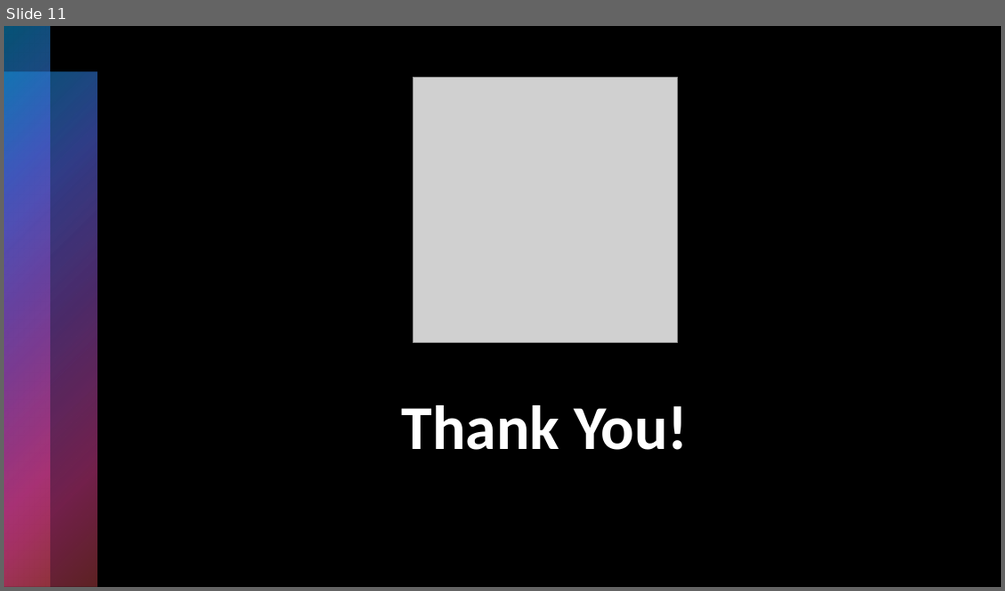
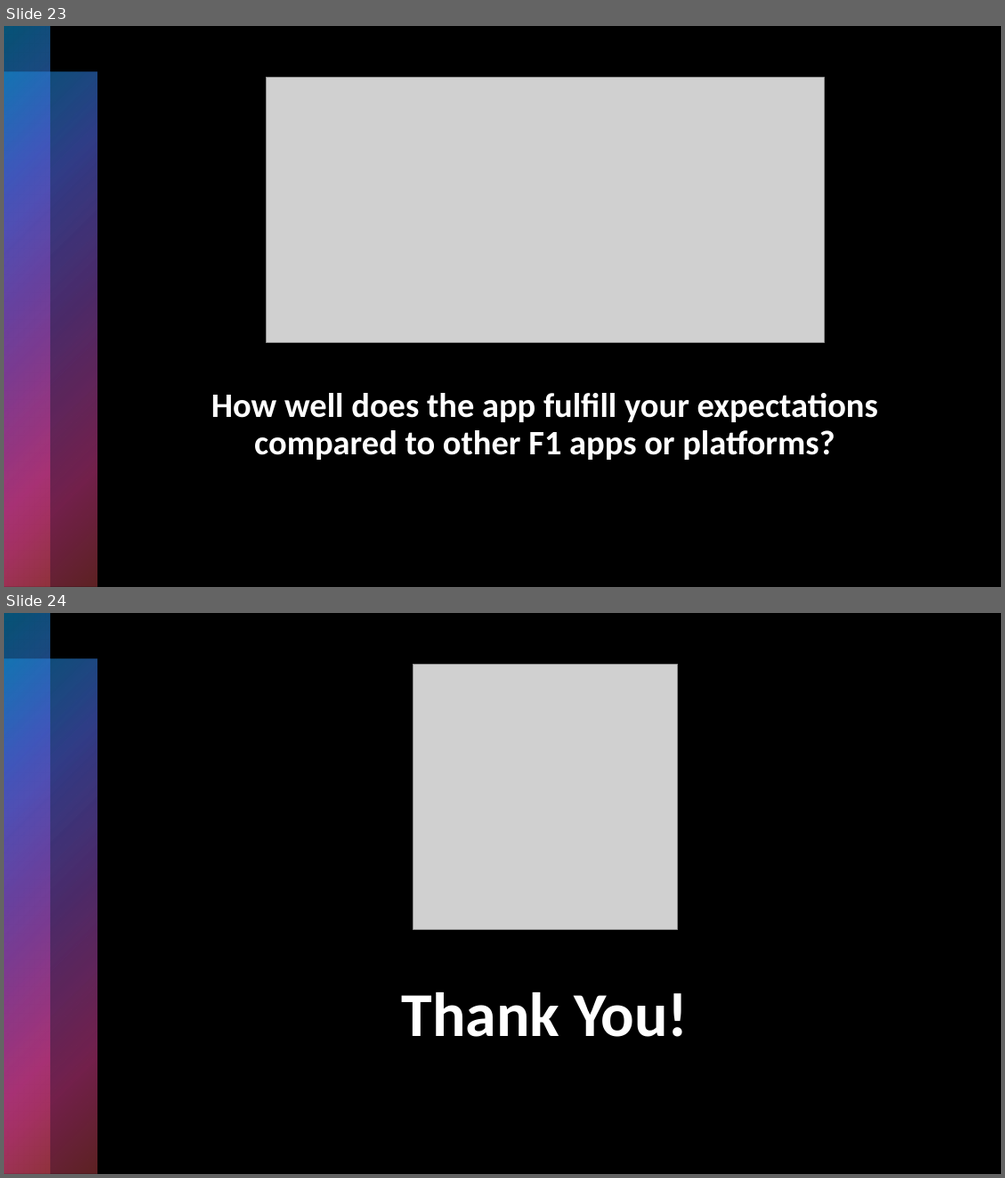
Before and after one commit to andrzejjnk/F1App, a slide deck: CEM/CEM.pptx. Shown one above the other, each under a label of ours: slide 11 before the commit, slides 23 and 24 after it. The pictures are 1005x591 and 1005x1178 pixels, drawn with LibreOffice and Linux fonts; fonts in the diff are those of the drawing; grey boxes stand for pictures. Boxes give left, top, right and bottom in pixels: in the first picture for what was removed or moved away, otherwise in the second. Text is boxed around its words. In the diff, an @@ line names an element or a change of style, - is before the commit and + after.

```diff
--- a/CEM/CEM.pptx
+++ b/CEM/CEM.pptx
@@ slide 23 added at [4,26,1001,587], background #000000; not listed: 2 template elements that a slide beside it also shows @@
@@ rectangle added at [4,26,116,587], fill gradient #0BA5E8 to #5066E1 to #894EC0 to #E54196 to #BE4449 @@
@@ rectangle added at [4,26,1001,587], fill #000000 @@
@@ rectangle added at [4,26,50,587], fill gradient #0BA5E8 to #5066E1 to #894EC0 to #E54196 to #BE4449 @@
@@ rectangle added at [4,72,97,587], fill gradient #0BA5E8 to #5066E1 to #894EC0 to #E54196 to #BE4449 @@
@@ picture added at [267,78,825,342] @@
@@ rectangle added at [4,138,231,587], fill gradient #0BA5E8 to #5066E1 to #894EC0 to #E54196 to #BE4449 @@
@@ title added at [211,393,878,459], 33 pt, text #FFFFFF, bold @@
+How well does the app fulfill your expectations compared to other F1 apps or platforms?
@@ what was slide 11 is now slide 24 @@
```
Also in this commit, not shown: 12 other slides added, 14 other files.
